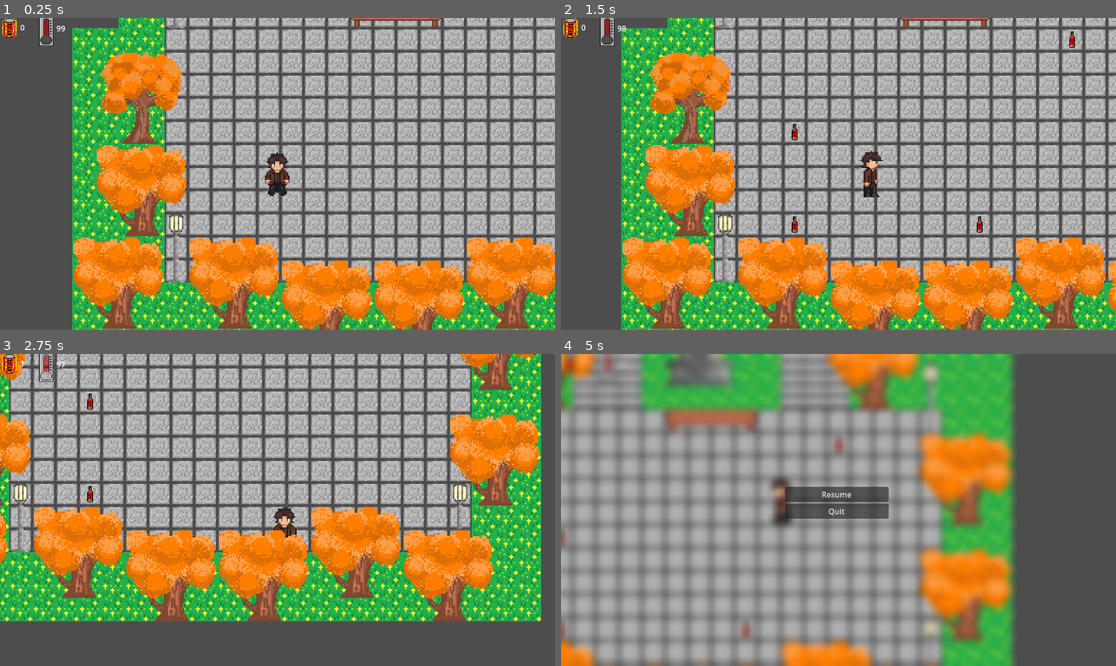
Above: before the commit, frames 1-4 (two rows, left to right).
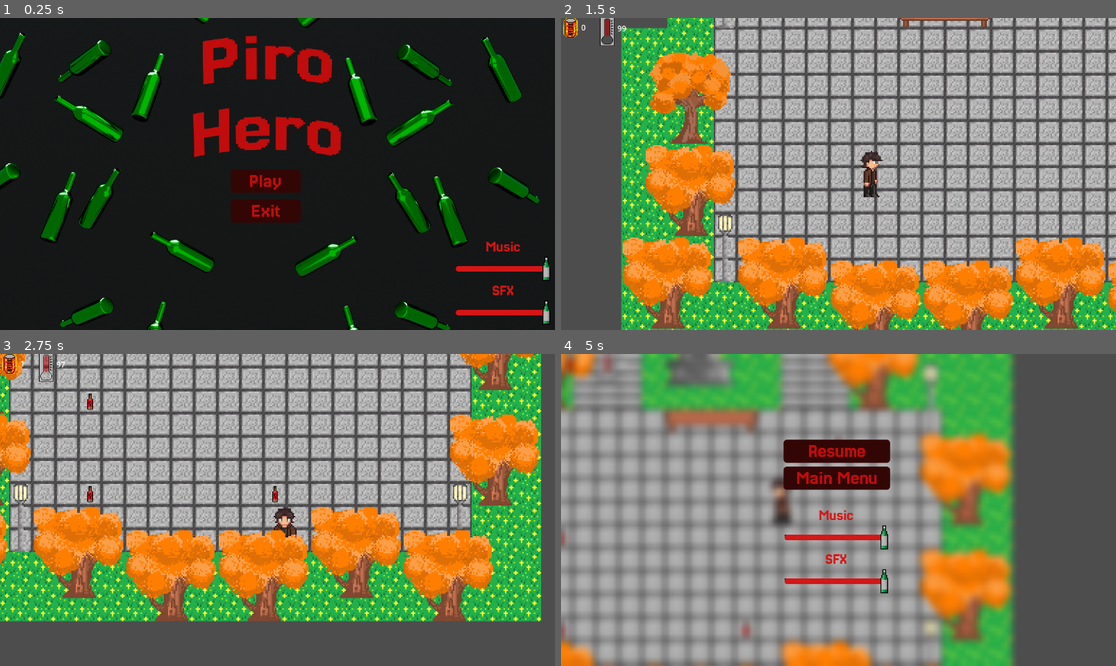
Above: after the commit, the same moments.

Repository: KirillMitjurin/gamejam2025scratch
Game: Godot game, scene res://scenes/start_menu.tscn
The game is run twice, just before and just after one commit, with the same random seed, the same clock (stepped at 60 frames per second) and the same inputs. Before the commit the project starts from res://scenes/player_test.tscn. Sound files missing from this copy of the repository are replaced by a short silence.
Inputs (mouse positions are in pixels of both pictures, inside the frame that each line leads up to):
- Up to frame 1 (0.25 s): no input
- Up to frame 2 (1.5 s): click (827, 180) at 0.5 s, where only the run after the commit has a clickable "Play"; tap Enter at 1.25 s; move the mouse to (960, 158) at 1.27 s; hold Right (ui_right) from 1.28 s (still down)
- Up to frame 3 (2.75 s): move the mouse to (166, 525) at 2.02 s; release Right (ui_right) at 2.03 s; hold Down (ui_down) from 2.03 s (still down)
- Up to frame 4 (5 s): move the mouse to (894, 441) at 2.77 s; release Down (ui_down) at 2.78 s; hold Right (ui_right) 2.78-3.53 s; move the mouse to (810, 572) at 3.52 s; hold Up (ui_up) 3.53-4.28 s; move the mouse to (1005, 556) at 4.27 s; hold Left (ui_left) from 4.28 s (still down); tap Escape (pause) at 4.9 s

The runs differ from the first frame. In frame 1, 100% of the frame differs, in the area x 0-100%, y 0-100%; in frame 2, 0.2%; in frame 3, less than 0.1%; in frame 4, 5.3%.

Commit message:
suur konflikt

Diff:
--- a/objects/UI/button.tscn
+++ b/objects/UI/button.tscn
@@ -1,6 +1,18 @@
 [gd_scene load_steps=2 format=3 uid="uid://gbhdubhtn76y"]
 
-[ext_resource type="Texture2D" uid="uid://db3txd0mw6314" path="res://art/icon.svg" id="1_6figf"]
+[ext_resource type="Theme" uid="uid://dd554cvuegyjx" path="res://themes/button.tres" id="1_6figf"]
 
-[node name="Button" type="TextureButton"]
-texture_normal = ExtResource("1_6figf")
+[node name="Button" type="Button"]
+anchors_preset = 8
+anchor_left = 0.5
+anchor_top = 0.5
+anchor_right = 0.5
+anchor_bottom = 0.5
+offset_left = -64.0
+offset_top = -64.0
+offset_right = 64.0
+offset_bottom = 64.0
+grow_horizontal = 2
+grow_vertical = 2
+theme = ExtResource("1_6figf")
+text = "Button"
--- a/objects/UI/pause_menu.gd
+++ b/objects/UI/pause_menu.gd
@@ -7,4 +7,5 @@
 
 
 func _on_quit_pressed() -> void:
-	get_tree().quit()
+	main.pauseMenu()
+	get_tree().change_scene_to_file("res://scenes/start_menu.tscn")
--- a/objects/UI/pause_menu.tscn
+++ b/objects/UI/pause_menu.tscn
@@ -1,7 +1,9 @@
-[gd_scene load_steps=4 format=3 uid="uid://dd2eydoqvhmvo"]
+[gd_scene load_steps=6 format=3 uid="uid://df0kfl5pieto"]
 
 [ext_resource type="Script" uid="uid://dj1ll10c4u327" path="res://objects/UI/pause_menu.gd" id="1_lauum"]
 [ext_resource type="Shader" uid="uid://byrv537rgwu0j" path="res://objects/UI/pause_menu.gdshader" id="2_nkf5q"]
+[ext_resource type="PackedScene" uid="uid://gbhdubhtn76y" path="res://objects/UI/button.tscn" id="3_mebg1"]
+[ext_resource type="PackedScene" uid="uid://dgklfxmr2hhax" path="res://objects/UI/slider_container.tscn" id="4_al7mv"]
 
 [sub_resource type="ShaderMaterial" id="ShaderMaterial_mebg1"]
 shader = ExtResource("2_nkf5q")
@@ -29,20 +31,31 @@
 [node name="PanelContainer" type="MarginContainer" parent="."]
 layout_mode = 0
 offset_left = 3.0
-offset_top = 4.0
+offset_top = -91.0
 offset_right = 218.0
-offset_bottom = 84.0
+offset_bottom = 7.0
 
 [node name="VBoxContainer" type="VBoxContainer" parent="PanelContainer"]
 layout_mode = 2
+theme_override_constants/separation = 14
 
-[node name="Resume" type="Button" parent="PanelContainer/VBoxContainer"]
+[node name="Resume2" parent="PanelContainer/VBoxContainer" instance=ExtResource("3_mebg1")]
 layout_mode = 2
 text = "Resume"
 
-[node name="Quit" type="Button" parent="PanelContainer/VBoxContainer"]
+[node name="Main Menu" parent="PanelContainer/VBoxContainer" instance=ExtResource("3_mebg1")]
 layout_mode = 2
-text = "Quit"
+text = "Main Menu"
 
-[connection signal="pressed" from="PanelContainer/VBoxContainer/Resume" to="." method="_on_resume_pressed"]
-[connection signal="pressed" from="PanelContainer/VBoxContainer/Quit" to="." method="_on_quit_pressed"]
+[node name="PanelContainer3" type="MarginContainer" parent="."]
+layout_mode = 0
+offset_left = 2.0
+offset_top = 47.0
+offset_right = 217.0
+offset_bottom = 225.0
+
+[node name="SliderContainer" parent="PanelContainer3" instance=ExtResource("4_al7mv")]
+layout_mode = 2
+
+[connection signal="pressed" from="PanelContainer/VBoxContainer/Resume2" to="." method="_on_resume_pressed"]
+[connection signal="pressed" from="PanelContainer/VBoxContainer/Main Menu" to="." method="_on_quit_pressed"]
--- a/project.godot
+++ b/project.godot
@@ -11,7 +11,7 @@
 [application]
 
 config/name="Game Jam 2025"
-run/main_scene="uid://s13tjna5afkf"
+run/main_scene="uid://od885ktepu7l"
 config/features=PackedStringArray("4.5", "Forward Plus")
 config/icon="res://art/icon.svg"
 
--- a/scenes/start_menu.tscn
+++ b/scenes/start_menu.tscn
@@ -1,14 +1,10 @@
-[gd_scene load_steps=11 format=3 uid="uid://od885ktepu7l"]
+[gd_scene load_steps=7 format=3 uid="uid://od885ktepu7l"]
 
 [ext_resource type="Script" uid="uid://cqwrw8231c55m" path="res://scenes/start_menu.gd" id="1_4v6gu"]
 [ext_resource type="Texture2D" uid="uid://csmsncua5ucos" path="res://art/Menu/Background.png" id="1_fcv5n"]
 [ext_resource type="PackedScene" uid="uid://gbhdubhtn76y" path="res://objects/UI/button.tscn" id="1_thu50"]
-[ext_resource type="Texture2D" uid="uid://b52g8otb0sdyw" path="res://art/Menu/start/Start.png" id="3_4v6gu"]
 [ext_resource type="PackedScene" uid="uid://bv0agghf41ede" path="res://audio/tech/music_player.tscn" id="3_m7x51"]
-[ext_resource type="Texture2D" uid="uid://dw67nqyg7vlj1" path="res://art/Menu/start/Start hover.png" id="4_nxjfj"]
 [ext_resource type="AudioStream" uid="uid://b3gif8c43crgj" path="res://audio/music/15 Step.mp3" id="5_fcv5n"]
-[ext_resource type="Texture2D" uid="uid://bgfdtpgresglo" path="res://art/Menu/exit/Exit.png" id="5_u4qax"]
-[ext_resource type="Texture2D" uid="uid://bbm45yrrvsaga" path="res://art/Menu/exit/Exit hover.png" id="7_nxjfj"]
 [ext_resource type="PackedScene" uid="uid://dgklfxmr2hhax" path="res://objects/UI/slider_container.tscn" id="8_u4qax"]
 
 [node name="StartMenu" type="Control"]
@@ -29,22 +25,26 @@
 
 [node name="ButtonContainer" type="VBoxContainer" parent="."]
 layout_mode = 1
-offset_left = 468.0
-offset_top = 320.0
-offset_right = 1393.0
-offset_bottom = 1406.0
-scale = Vector2(0.18525778, 0.18525778)
-theme_override_constants/separation = 48
+anchors_preset = 8
+anchor_left = 0.5
+anchor_top = 0.5
+anchor_right = 0.5
+anchor_bottom = 0.5
+offset_left = -94.0
+offset_top = -6.0
+offset_right = 45.5
+offset_bottom = 98.0
+grow_horizontal = 2
+grow_vertical = 2
+theme_override_constants/separation = 20
 
-[node name="Start" parent="ButtonContainer" instance=ExtResource("1_thu50")]
+[node name="Play" parent="ButtonContainer" instance=ExtResource("1_thu50")]
 layout_mode = 2
-texture_normal = ExtResource("3_4v6gu")
-texture_hover = ExtResource("4_nxjfj")
+text = "Play"
 
 [node name="Exit" parent="ButtonContainer" instance=ExtResource("1_thu50")]
 layout_mode = 2
-texture_normal = ExtResource("5_u4qax")
-texture_hover = ExtResource("7_nxjfj")
+text = "Exit"
 
 [node name="SliderContainer" parent="." instance=ExtResource("8_u4qax")]
 layout_mode = 1
@@ -63,5 +63,5 @@
 [node name="MusicPlayer" parent="." instance=ExtResource("3_m7x51")]
 playlist = Array[AudioStream]([ExtResource("5_fcv5n")])
 
-[connection signal="pressed" from="ButtonContainer/Start" to="." method="_on_play_pressed"]
+[connection signal="pressed" from="ButtonContainer/Play" to="." method="_on_play_pressed"]
 [connection signal="pressed" from="ButtonContainer/Exit" to="." method="_on_exit_pressed"]
--- /dev/null
+++ b/themes/button.tres
@@ -0,0 +1,46 @@
+[gd_resource type="Theme" load_steps=5 format=3 uid="uid://dd554cvuegyjx"]
+
+[ext_resource type="FontFile" uid="uid://usv2hcgtnrc8" path="res://themes/Jersey25.ttf" id="1_dpjbf"]
+
+[sub_resource type="StyleBoxFlat" id="StyleBoxFlat_s8pfl"]
+bg_color = Color(0.2, 0.023529412, 0.023529412, 1)
+corner_radius_top_left = 7
+corner_radius_top_right = 7
+corner_radius_bottom_right = 7
+corner_radius_bottom_left = 7
+expand_margin_left = 3.0
+expand_margin_top = 3.0
+expand_margin_right = 3.0
+expand_margin_bottom = 3.0
+
+[sub_resource type="StyleBoxFlat" id="StyleBoxFlat_xnr13"]
+bg_color = Color(0.2, 0.023529412, 0.023529412, 1)
+corner_radius_top_left = 7
+corner_radius_top_right = 7
+corner_radius_bottom_right = 7
+corner_radius_bottom_left = 7
+expand_margin_left = 3.0
+expand_margin_top = 3.0
+expand_margin_right = 3.0
+expand_margin_bottom = 3.0
+
+[sub_resource type="StyleBoxFlat" id="StyleBoxFlat_q8uvm"]
+bg_color = Color(0.2, 0.023529412, 0.023529412, 1)
+corner_radius_top_left = 7
+corner_radius_top_right = 7
+corner_radius_bottom_right = 7
+corner_radius_bottom_left = 7
+expand_margin_left = 3.0
+expand_margin_top = 3.0
+expand_margin_right = 3.0
+expand_margin_bottom = 3.0
+
+[resource]
+Button/colors/font_color = Color(0.7529412, 0.047058824, 0.047058824, 1)
+Button/colors/font_focus_color = Color(0.95, 0.95, 0.95, 1)
+Button/colors/font_hover_color = Color(0.95, 0.95, 0.95, 1)
+Button/font_sizes/font_size = 41
+Button/fonts/font = ExtResource("1_dpjbf")
+Button/styles/focus = SubResource("StyleBoxFlat_s8pfl")
+Button/styles/hover = SubResource("StyleBoxFlat_xnr13")
+Button/styles/normal = SubResource("StyleBoxFlat_q8uvm")
